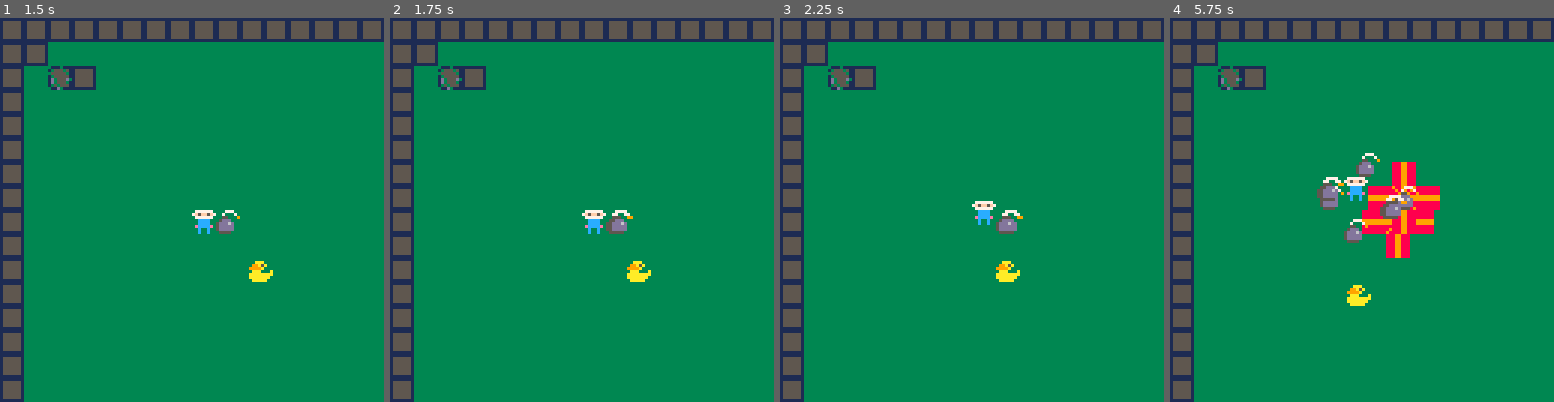
Above: before the commit, frames 1-4 (left to right).
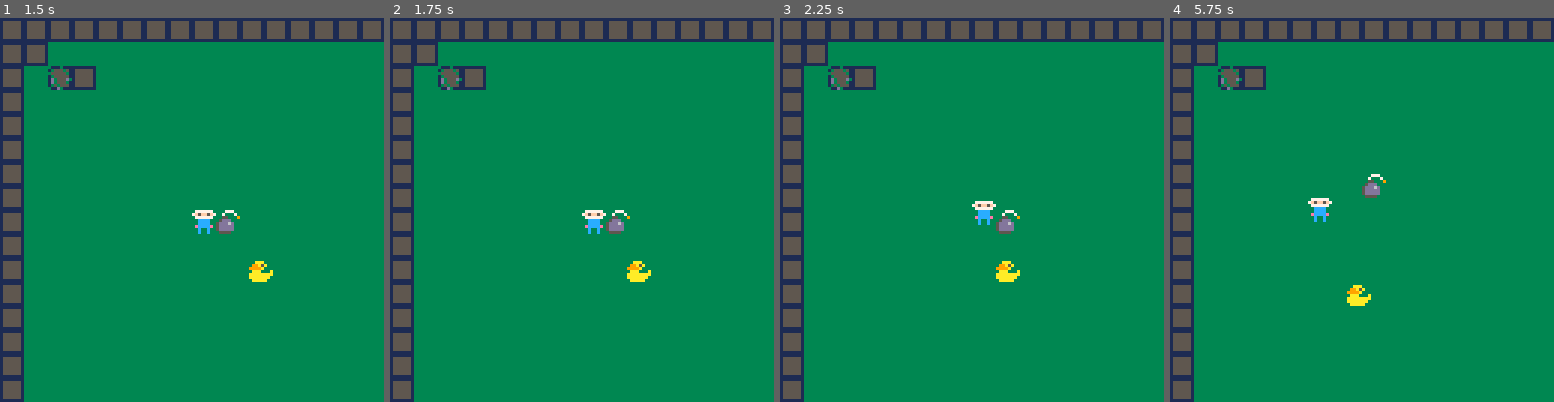
Above: after the commit, the same moments.

Repository: DigbyTheDog/PicoBomber
Game: PICO-8 cartridge game-1.p8
Same seed, same stepped clock (60 frames per second), same inputs: the game is played once before the commit and once after it.
Inputs:
- Up to frame 1 (1.5 s): tap O (Z key) at 0.7 s
- Up to frame 2 (1.75 s): hold Right from 1.6 s (still down); tap O (Z key) at 1.7 s
- Up to frame 3 (2.25 s): release Right at 2.1 s; tap O (Z key) at 2.1 s; hold Up from 2.15 s (still down)
- Up to frame 4 (5.75 s): release Up at 2.42 s; hold Right 2.47-3.03 s; tap O (Z key) every 0.4 s from 2.5 to 5.7 s; hold Left 3.08-3.58 s; hold Down 3.63-3.97 s; hold Right 4.02-4.68 s; hold Up 4.73-5.03 s; hold Left 5.08-5.68 s; hold Down from 5.73 s (still down)

Frame 1 is identical in both runs. In frame 2, 0.1% of the frame differs, in the area x 57-64%, y 50-57%; in frame 3, less than 0.1%; in frame 4, 4.4%, in the area x 35-71%, y 35-63%.

Commit message:
Update game-1.p8
Only allow for one bomb at a time

Diff:
--- a/game-1.p8
+++ b/game-1.p8
@@ -156,7 +156,10 @@
 					bomb_y = self.y + 8
 				end
 
-				add(bombs, make_bomb(bomb_x,bomb_y,self.facing))
+				if bomb_is_deployed == false then
+					add(bombs, make_bomb(bomb_x,bomb_y,self.facing))
+					bomb_is_deployed = true
+				end
 			end
 
 		end,
@@ -305,6 +308,7 @@
 				if self.seconds_since_bomb_deployed>=5 then
 					del(bombs, self)
 					del(game_objects, self)
+					bomb_is_deployed = false
 				end
 			elseif self.seconds_since_bomb_deployed==4 then
 				self.exploding = true
